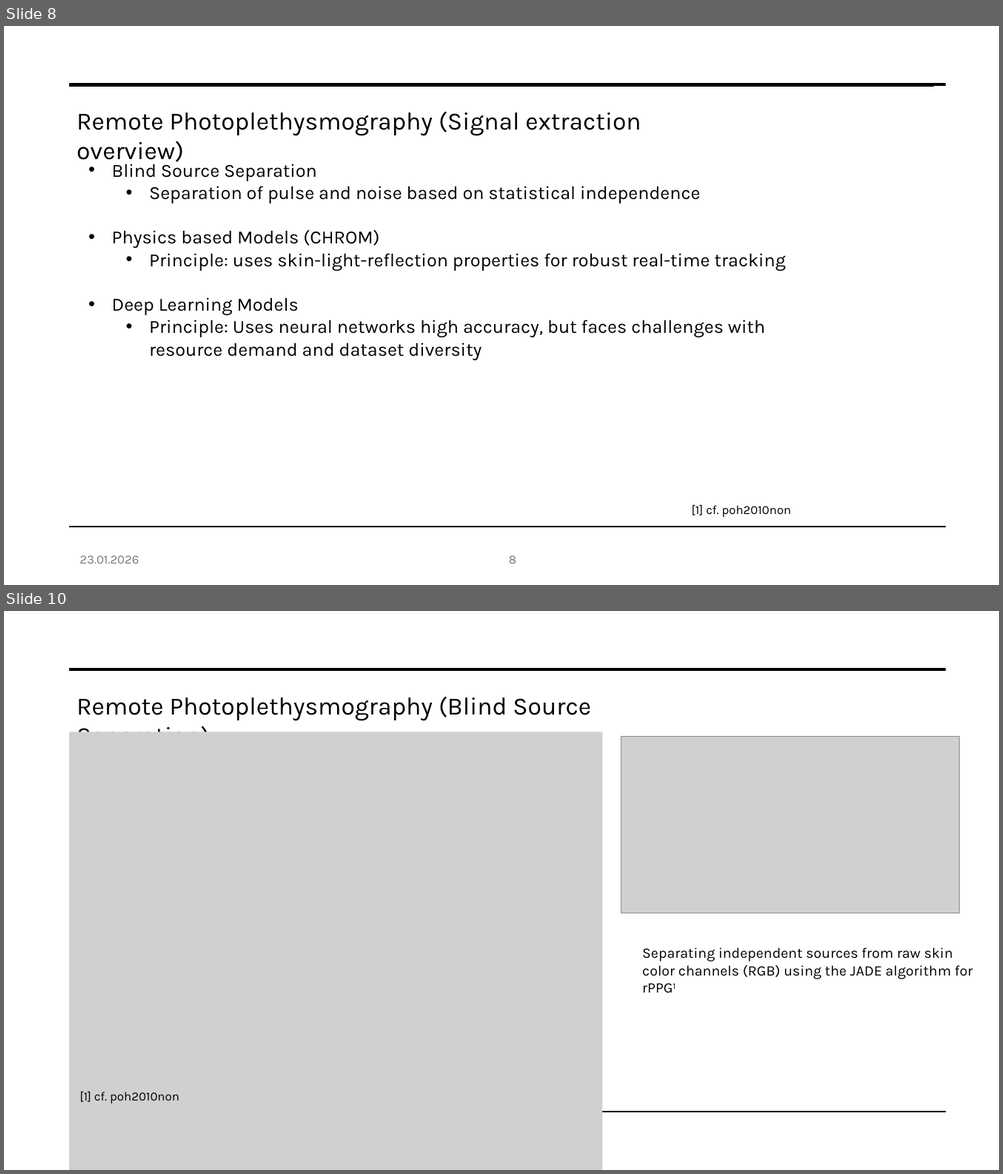
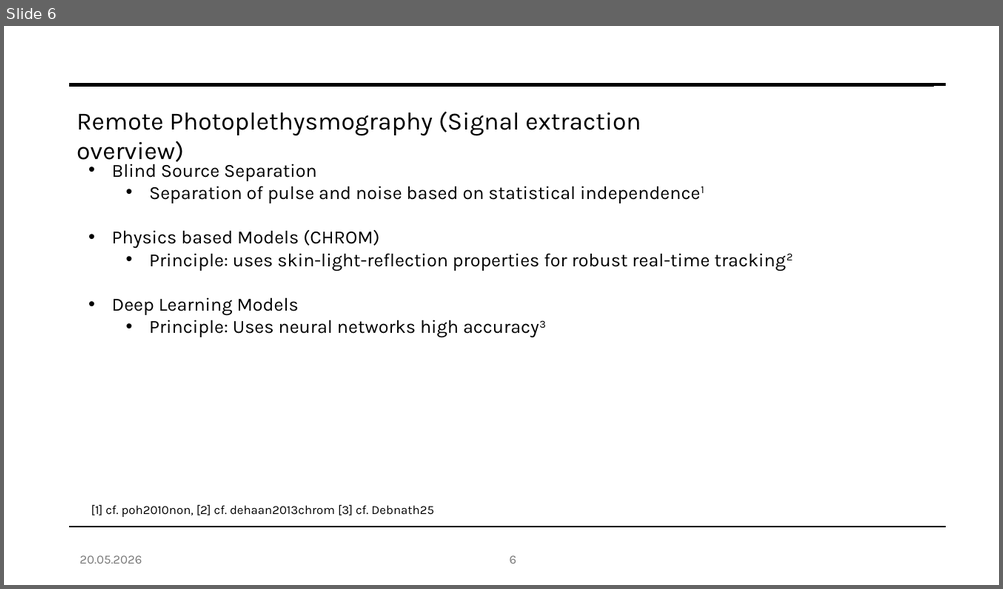
Before and after one commit to fabianprojects/fachseminar2, a slide deck: Vortrag Fachseminar.pptx. Shown one above the other, each under a label of ours: slides 8 and 10 before the commit, slide 6 after it; the slides between them are not shown. The pictures are 1003x1174 and 1003x589 pixels, drawn with LibreOffice and Linux fonts; fonts in the diff are those of the drawing; grey boxes stand for pictures. Boxes give left, top, right and bottom in pixels: in the first picture for what was removed or moved away, otherwise in the second. Text is boxed around its words. In the diff, an @@ line names an element or a change of style, - is before the commit and + after.

```diff
--- a/Vortrag Fachseminar.pptx
+++ b/Vortrag Fachseminar.pptx
@@ slide 10 removed at <box>4,611,999,1170</box>, background #FFFFFF @@
@@ line removed from (70, 670) to (606, 670) @@
@@ line removed from (70, 670) to (945, 670) @@
@@ line removed from (70, 669) to (945, 669) @@
@@ line removed from (606, 670) to (695, 670) @@
@@ text removed at <box>77,696,591,732</box> @@
-Remote Photoplethysmography (Blind Source Separation)
@@ picture removed at <box>70,732,603,1170</box> @@
@@ picture removed at <box>621,737,959,914</box> @@
@@ text removed at <box>642,948,973,980</box> @@
-Separating independent sources from raw skin color channels (RGB) using the JADE algorithm for rPPG1
@@ text removed at <box>79,1091,179,1104</box> @@
-[1] cf. poh2010non
@@ line removed from (70, 1113) to (606, 1113) @@
@@ line removed from (70, 1113) to (945, 1113) @@
@@ what was slide 8 is now slide 6 @@
@@ slide 6 changed as well @@
@@ text at <box>149,253,709,271</box>: text changed @@
-  • Principle: uses skin-light-reflection properties for robust real-time tracking
+  • Principle: uses skin-light-reflection properties for robust real-time tracking2
@@ text at <box>149,320,458,338</box>: text changed @@
-  • Principle: Uses neural networks high accuracy, but faces challenges with resource demand and dataset diversity
+  • Principle: Uses neural networks high accuracy3
@@ text at <box>91,505,434,517</box>: text changed @@
-[1] cf. poh2010non
+[1] cf. poh2010non, [2] cf. dehaan2013chrom [3] cf. Debnath25
@@ text at <box>79,556,142,564</box>: text changed @@
-23.01.2026
+20.05.2026
```
Also in this commit, not shown: 21 other slides changed, 7 other slides removed, 44 other files.
